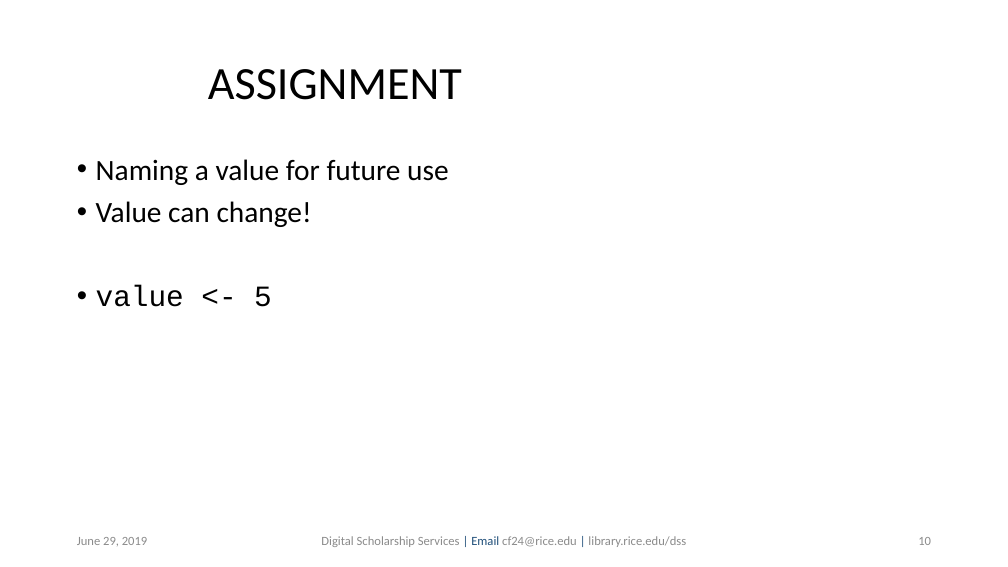
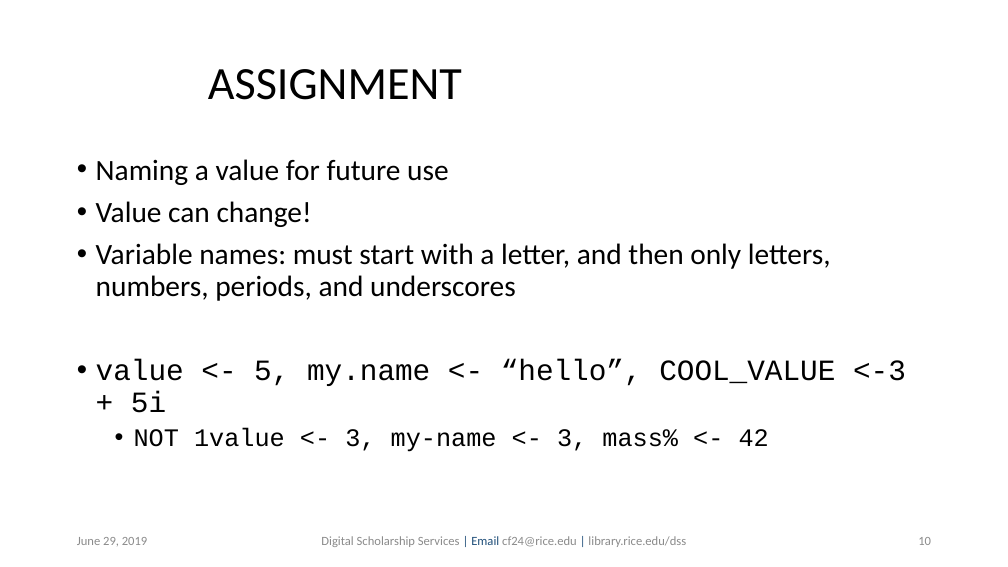
Before and after one commit to bakitybacon/rice-data-and-donuts, a slide deck: slide 10 of introR/Introduction to R.pptx. Drawn at 1008x567 pixels with LibreOffice and Linux fonts; fonts in the diff are those of the drawing; background and template pictures are left out. Boxes give left, top, right and bottom in pixels: in the first picture for what was removed or moved away, otherwise in the second. Text is boxed around its words. In the diff, an @@ line names an element or a change of style, - is before the commit and + after.

```diff
--- a/introR/Introduction to R.pptx
+++ b/introR/Introduction to R.pptx
@@ text at (96, 243, 906, 452): text changed; font Courier New to Calibri @@
-• value <- 5
+• Variable names: must start with a letter, and then only letters, numbers, periods, and underscores
+• value <- 5, my.name <- “hello”, COOL_VALUE <-3 + 5i
+  • NOT 1value <- 3, my-name <- 3, mass% <- 42
```
Also in this commit, not shown: 10 other slides changed, 2 slides added.
